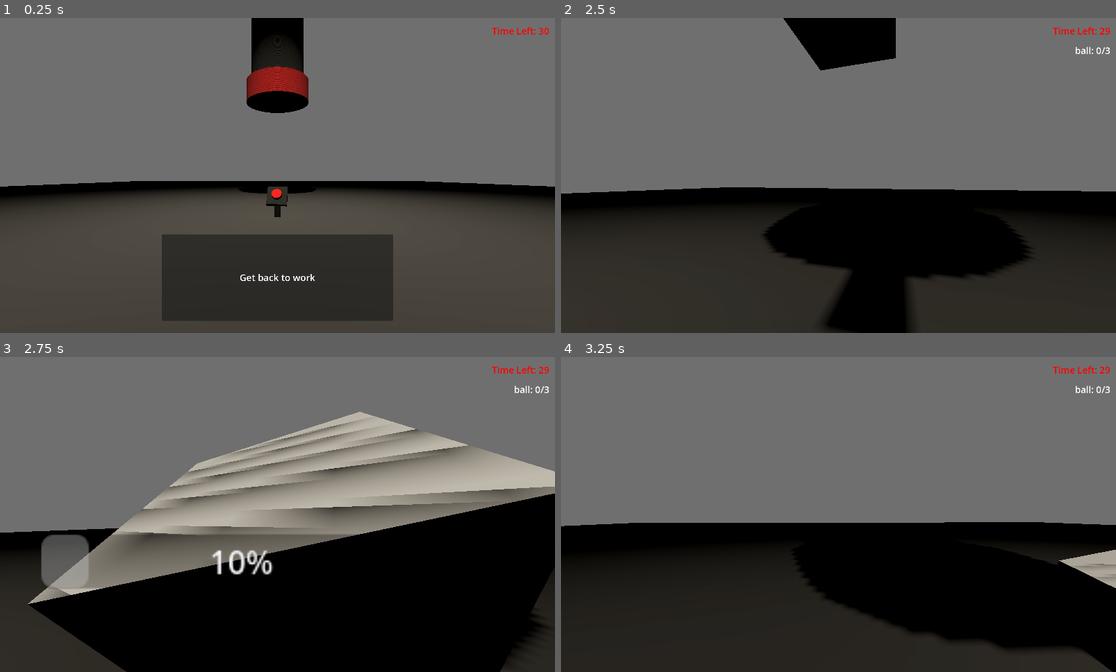
Above: before the commit, frames 1-4 (two rows, left to right).
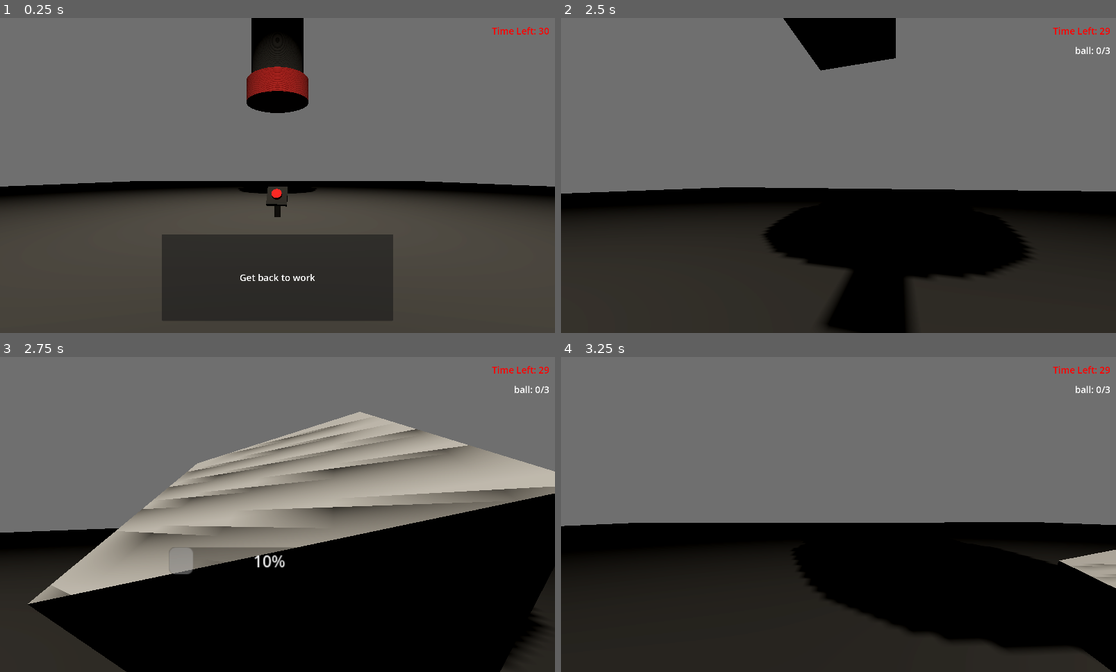
Above: after the commit, the same moments.

Repository: c0sx/ld58
Game: Godot game, scene res://scenes/main.tscn
Two runs of this game, one before a commit and one after it. Both use one fixed random seed, a clock stepped at 60 frames per second and the inputs below.
Inputs (mouse positions are in pixels of both pictures, inside the frame that each line leads up to):
- Up to frame 1 (0.25 s): no input
- Up to frame 2 (2.5 s): tap Enter at 0.5 s; move the mouse to (832, 181) at 0.52 s; hold E (interact) 0.53-1.28 s; hold W (move_forward) from 0.53 s (still down); move the mouse to (877, 178) at 1.27 s; tap E (interact) at 1.35 s; move the mouse to (794, 172) at 2.02 s; hold E (interact) from 2.03 s (still down)
- Up to frame 3 (2.75 s): keep holding W (move_forward); keep holding E (interact)
- Up to frame 4 (3.25 s): move the mouse to (844, 514) at 2.77 s; release W (move_forward) at 2.78 s; release E (interact) at 2.78 s; hold A (move_left) from 2.78 s (still down); tap E (interact) at 2.85 s

Frames 1-2 are identical in both runs. In frame 3, 5.4% of the frame differs, in the area x 7-65%, y 56-74%; in frame 4, nothing differs.

Commit message:
better progressbar

Diff:
--- a/loot-box/loot-box.tscn
+++ b/loot-box/loot-box.tscn
@@ -24,6 +24,7 @@
 shape = SubResource("CylinderShape3D_r2twe")
 
 [node name="Sprite3D" type="Sprite3D" parent="."]
+transform = Transform3D(0.5, 0, 0, 0, 0.5, 0, 0, 0, 0.5, 0, 0, 0)
 billboard = 1
 no_depth_test = true
 
@@ -31,7 +32,7 @@
 disable_3d = true
 transparent_bg = true
 gui_disable_input = true
-size = Vector2i(256, 100)
+size = Vector2i(512, 200)
 render_target_update_mode = 4
 
 [node name="Control" type="Control" parent="SubViewport"]
--- a/scenes/main-scene.gd
+++ b/scenes/main-scene.gd
@@ -14,6 +14,8 @@
 var _is_quota_started = false
 
 func _ready() -> void:
+	Engine.max_fps = 60
+
 	_working_zone.enter_working_zone.connect(_on_enter_working_zone)
 	_working_zone.exit_working_zone.connect(_on_exit_working_zone)
 
